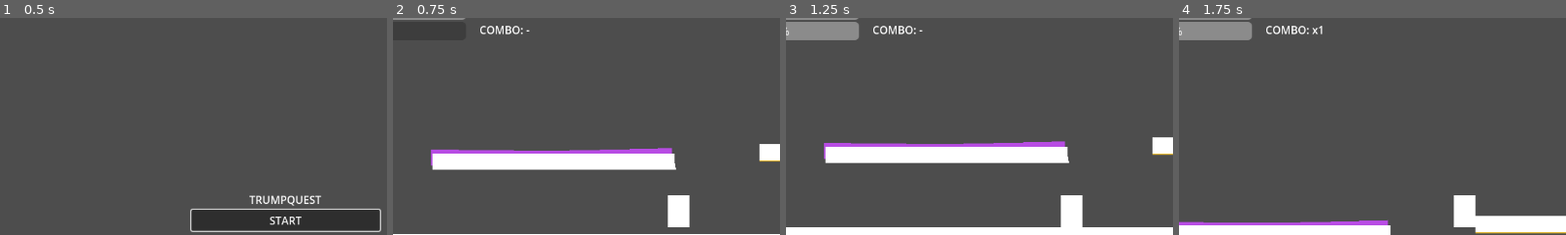
Above: before the commit, frames 1-4 (left to right).
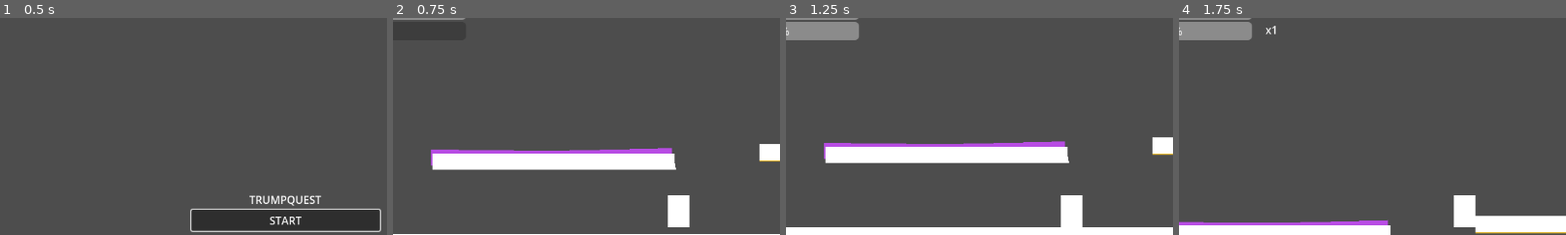
Above: after the commit, the same moments.

Repository: Stephenhalving/Game-AI-Test
Game: Godot game, scene res://scenes/Menu.tscn
The game is run twice, just before and just after one commit, with the same random seed, the same clock (stepped at 60 frames per second) and the same inputs.
Inputs:
- Up to frame 1 (0.5 s): no input
- Up to frame 2 (0.75 s): click "START" at 0.5 s
- Up to frame 3 (1.25 s): no input
- Up to frame 4 (1.75 s): tap Enter (ui_accept) at 1.25 s; hold D (move_right) from 1.28 s (still down); tap J (attack) at 1.35 s; tap Space (jump) at 1.52 s
The pictures show only the part of the screen within x 13-63%, y 6-55%; the shares and areas given below are measured in that part.

Frame 1 is identical in both runs. In frame 2, 0.3% of the frame differs, in the area x 22-36%, y 3-8%; in frame 3, 0.3%; in frame 4, 0.3%, in the area x 22-38%, y 3-8%.

Commit message:
feat: animated combo feedback in HUD
- Player: add combo_changed signal, detect expiry (combo_step > 0 and
  timer == 0 → emit 0), replace direct HUD call with signal emit
- HUD: _on_combo_changed() with color-coded flash tween (white/yellow/orange
  for x1/x2/x3), fade-out on expiry; combo label starts hidden
- Main: connect player.combo_changed to hud._on_combo_changed on _ready()

Co-Authored-By: Claude Sonnet 4.6 <noreply@anthropic.com>

Diff:
--- a/scripts/HUD.gd
+++ b/scripts/HUD.gd
@@ -7,8 +7,14 @@
 @onready var key_label: Label = $UI/KeyLabel
 
 var _score: int = 0
-var _combo_text: String = "-"
 var _has_key: bool = false
+
+const COMBO_COLORS := [
+    Color(1.0, 1.0, 1.0),   # x1 — blanco
+    Color(1.0, 0.85, 0.2),  # x2 — amarillo
+    Color(1.0, 0.4,  0.1),  # x3 — naranja fuerte
+]
+const COMBO_TEXTS := ["x1", "x2", "x3 !"]
 
 # --- Player HP (signal-driven) ---
 
@@ -52,18 +58,35 @@
         enemy_hp.max_value = float(hp_max)
         enemy_hp.value = float(new_hp)
 
-# --- Score / Combo / Key (already event-driven) ---
+# --- Combo (signal-driven, animated) ---
+
+func _ready() -> void:
+    if combo_label:
+        combo_label.modulate.a = 0.0
+        combo_label.text = ""
+
+func _on_combo_changed(step: int) -> void:
+    if not combo_label:
+        return
+    if step <= 0:
+        var tw := create_tween()
+        tw.tween_property(combo_label, "modulate:a", 0.0, 0.25)
+        return
+    var idx := clampi(step - 1, 0, COMBO_TEXTS.size() - 1)
+    combo_label.text = COMBO_TEXTS[idx]
+    var base: Color = COMBO_COLORS[idx]
+    # flash bright then settle to base color
+    combo_label.modulate = Color(base.r * 2.2, base.g * 2.2, base.b * 2.2, 1.0)
+    var tw := create_tween()
+    tw.tween_property(combo_label, "modulate", base, 0.14)
+
+# --- Score / Key (already event-driven) ---
 
 func set_score(v: int) -> void:
     _score = v
     if score_label:
         score_label.text = "SCORE: %d" % _score
 
-func set_combo(text: String) -> void:
-    _combo_text = text
-    if combo_label:
-        combo_label.text = "COMBO: %s" % _combo_text
-
 func set_key(v: bool) -> void:
     _has_key = v
     if key_label:
--- a/scripts/Main.gd
+++ b/scripts/Main.gd
@@ -98,9 +98,12 @@
 
     randomize()
     if hud:
-        hud.init_player(get_node_or_null("Player"))
+        var player := get_node_or_null("Player")
+        hud.init_player(player)
         hud.set_score(score)
         hud.set_key(false)
+        if player and player.has_signal("combo_changed"):
+            player.combo_changed.connect(hud._on_combo_changed)
 
     _spawn_to_max()
 
--- a/scripts/Player.gd
+++ b/scripts/Player.gd
@@ -1,6 +1,7 @@
 extends CharacterBody2D
 
 signal hp_changed(new_hp: int, hp_max: int)
+signal combo_changed(step: int)
 
 @export var speed := 170.0
 @export var gravity := 1200.0
@@ -96,6 +97,11 @@
     invuln = max(0.0, invuln - delta)
     hurt_timer = max(0.0, hurt_timer - delta)
     anim_lock = max(0.0, anim_lock - delta)
+
+    # --- COMBO EXPIRY ---
+    if combo_step > 0 and combo_timer <= 0.0:
+        combo_step = 0
+        combo_changed.emit(0)
 
     # --- JUMP BUFFER + COYOTE ---
     if pressed_jump:
@@ -231,12 +237,7 @@
         elif anim.has_animation("attack"):
             anim.play("attack")
 
-    # HUD combo text (x1/x2/x3)
-    var main := get_tree().current_scene
-    if main and main.has_node("HUD"):
-        var h := main.get_node("HUD")
-        if h and h.has_method("set_combo"):
-            h.set_combo("x%d" % combo_step)
+    combo_changed.emit(combo_step)
 
     # Aplicar stats por golpe
     if combo_step == 1:
